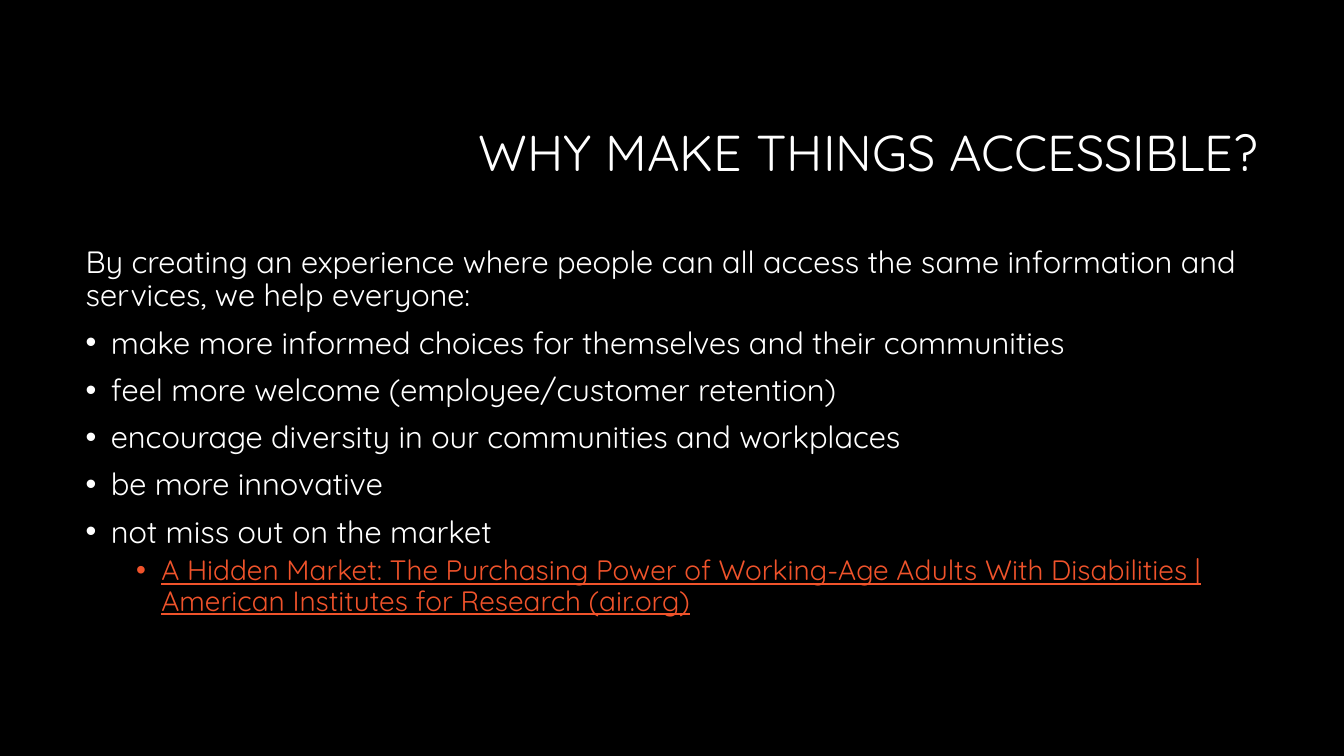
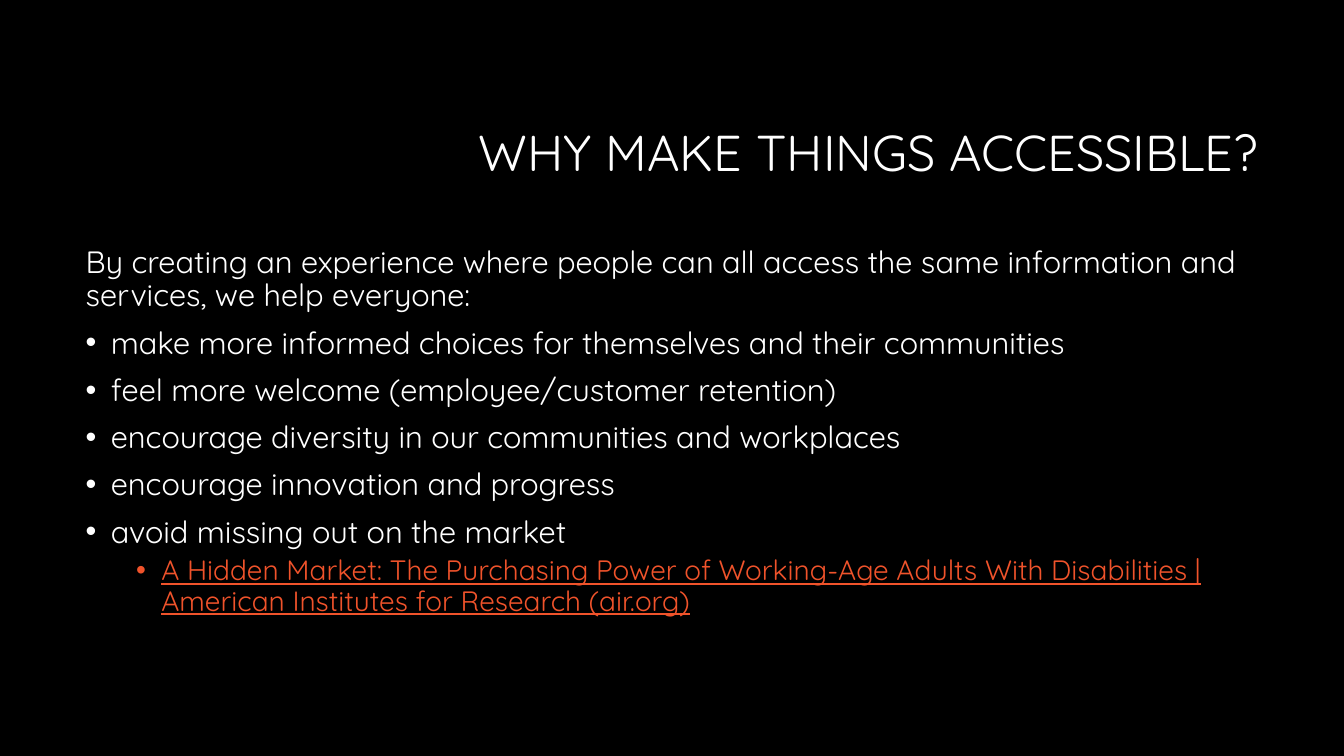
Before and after one commit to CorgiDev/A11y-Materials, a slide deck: slide 5 of Presenations/2023 Presentations/AccessibilityTesting101.pptx. Drawn at 1344x756 pixels with LibreOffice and Linux fonts; fonts in the diff are those of the drawing; background and template pictures are left out. Boxes give left, top, right and bottom in pixels: in the first picture for what was removed or moved away, otherwise in the second. Text is boxed around its words. In the diff, an @@ line names an element or a change of style, - is before the commit and + after.

Commit message:
Updated Accessibility Testing 101

```diff
--- a/Presenations/2023 Presentations/AccessibilityTesting101.pptx
+++ b/Presenations/2023 Presentations/AccessibilityTesting101.pptx
@@ text at (111, 472, 615, 549): text changed @@
-• be more innovative
-• not miss out on the market
+• encourage innovation and progress
+• avoid missing out on the market
```
